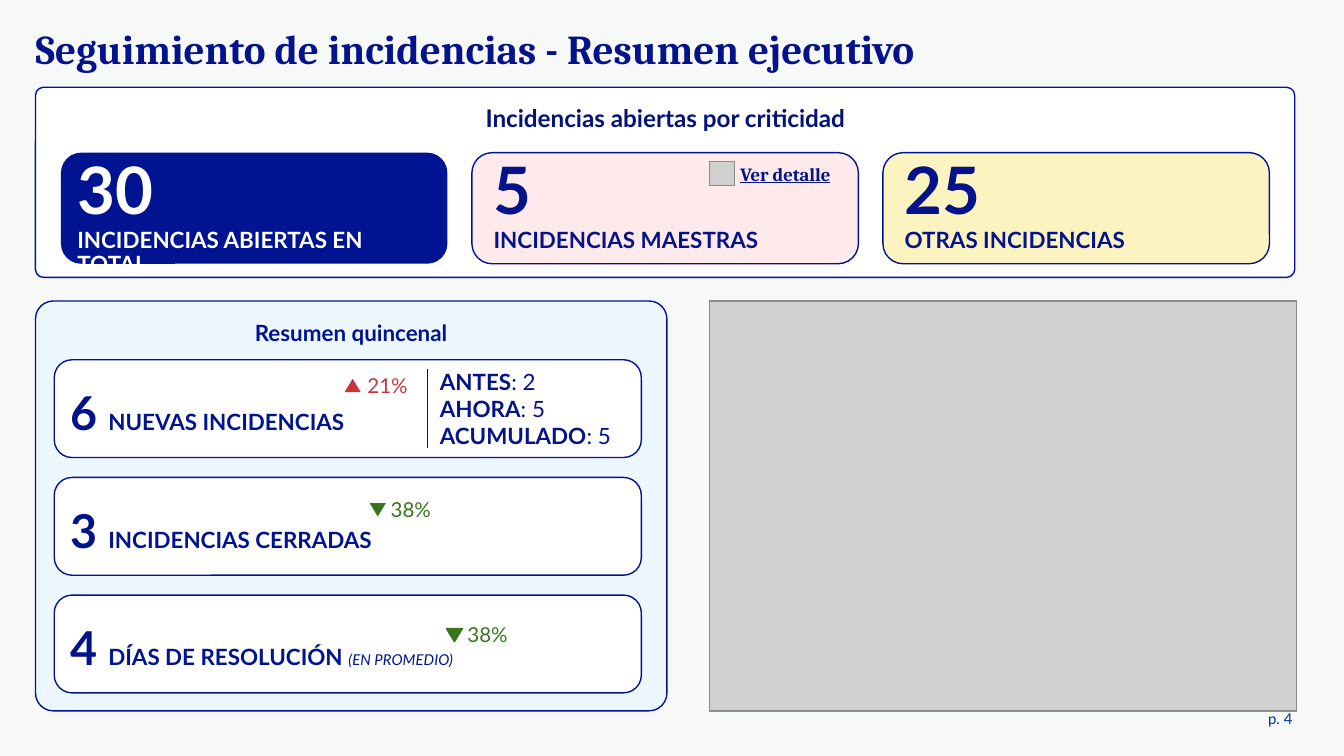
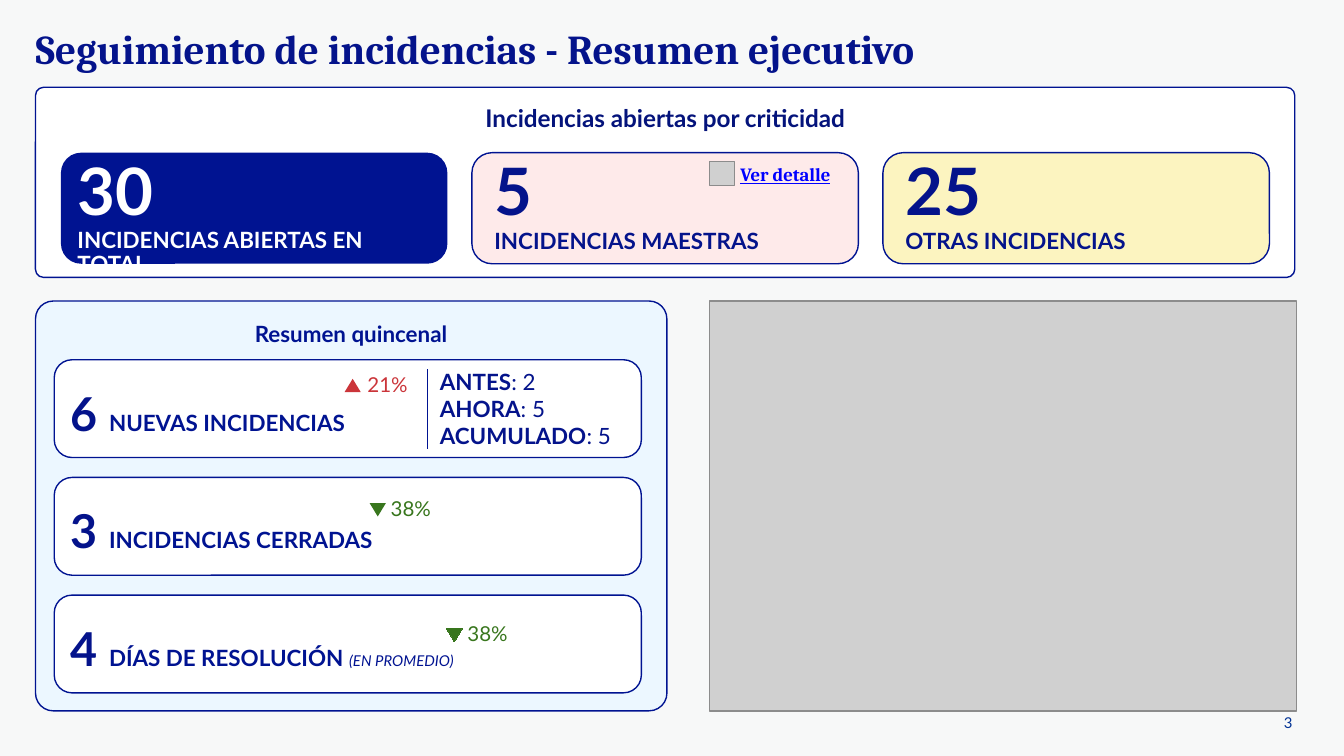
Before and after one commit to felixdelbarrio/bug-resolution-radar, a slide deck: slide 3 of src/bug_resolution_radar/reports/templates/Seguimiento de incidencias del periodo.pptx (slide 4 before the commit). Drawn at 1344x756 pixels with LibreOffice and Linux fonts; fonts in the diff are those of the drawing; grey boxes stand for pictures. Boxes give left, top, right and bottom in pixels: in the first picture for what was removed or moved away, otherwise in the second. Text is boxed around its words. In the diff, an @@ line names an element or a change of style, - is before the commit and + after.

```diff
--- a/src/bug_resolution_radar/reports/templates/Seguimiento de incidencias del periodo.pptx
+++ b/src/bug_resolution_radar/reports/templates/Seguimiento de incidencias del periodo.pptx
@@ rounded rectangle added at [35, 87, 1294, 277], fill #FFFFFF, outline #001391 0.75 pt @@
@@ fill #FFFFFF to none; outline #001391 0.75 pt to none in 3 elements at [71, 632, 454, 668], [71, 397, 345, 432], [485, 109, 845, 131] @@
@@ text "Incidencias abiertas por criticidad": place and size @@
-text "Incidencias abiertas por criticidad" at [35, 87, 1294, 277]
+text "Incidencias abiertas por criticidad" at [485, 109, 845, 131]
@@ rounded rectangle added at [472, 153, 859, 265], fill #FDB7B7 at 28% opacity, outline #001391 0.75 pt @@
@@ text "5 INCIDENCIAS MAESTRAS": place and size @@
-text "5 INCIDENCIAS MAESTRAS" at [472, 153, 859, 265]
+text "5 INCIDENCIAS MAESTRAS" at [494, 167, 758, 249]
@@ text "5 INCIDENCIAS MAESTRAS" at [494, 167, 758, 249]: fill #FDB7B7 at 28% opacity to none; outline #001391 0.75 pt to none @@
@@ text "Ver detalle" at [740, 168, 831, 184]: text colour #001391 to #0000FF @@
@@ text "25 OTRAS INCIDENCIAS": place and size @@
-text "25 OTRAS INCIDENCIAS" at [883, 153, 1270, 265]
+text "25 OTRAS INCIDENCIAS" at [905, 167, 1126, 249]
@@ text "25 OTRAS INCIDENCIAS" at [905, 167, 1126, 249]: fill #F9E876 at 46% opacity to none; outline #001391 0.75 pt to none @@
@@ rounded rectangle added at [35, 301, 667, 711], fill #ECF7FF, outline #001391 0.75 pt @@
@@ text "Resumen quincenal": place and size @@
-text "Resumen quincenal" at [35, 301, 667, 711]
+text "Resumen quincenal" at [255, 325, 448, 346]
@@ text "Resumen quincenal" at [255, 325, 448, 346]: fill #ECF7FF to none; outline #001391 0.75 pt to none @@
@@ rounded rectangle added at [54, 360, 641, 458], fill #FFFFFF, outline #001391 0.75 pt @@
@@ text "6 NUEVAS INCIDENCIAS": place and size @@
-text "6 NUEVAS INCIDENCIAS" at [54, 360, 641, 458]
+text "6 NUEVAS INCIDENCIAS" at [71, 397, 345, 432]
@@ rounded rectangle added at [54, 595, 641, 694], fill #FFFFFF, outline #001391 0.75 pt @@
@@ text "4 DÍAS DE RESOLUCIÓN (EN ...": place and size @@
-text "4 DÍAS DE RESOLUCIÓN (EN ..." at [54, 595, 641, 694]
+text "4 DÍAS DE RESOLUCIÓN (EN ..." at [71, 632, 454, 668]
@@ page number removed at [1268, 710, 1293, 727] @@
-p. 4
@@ page number added at [1284, 717, 1293, 728], 8 pt, text #003194 @@
+3
```
Also in this commit, not shown: 6 other slides changed, 13 slides removed, 5 other files.
